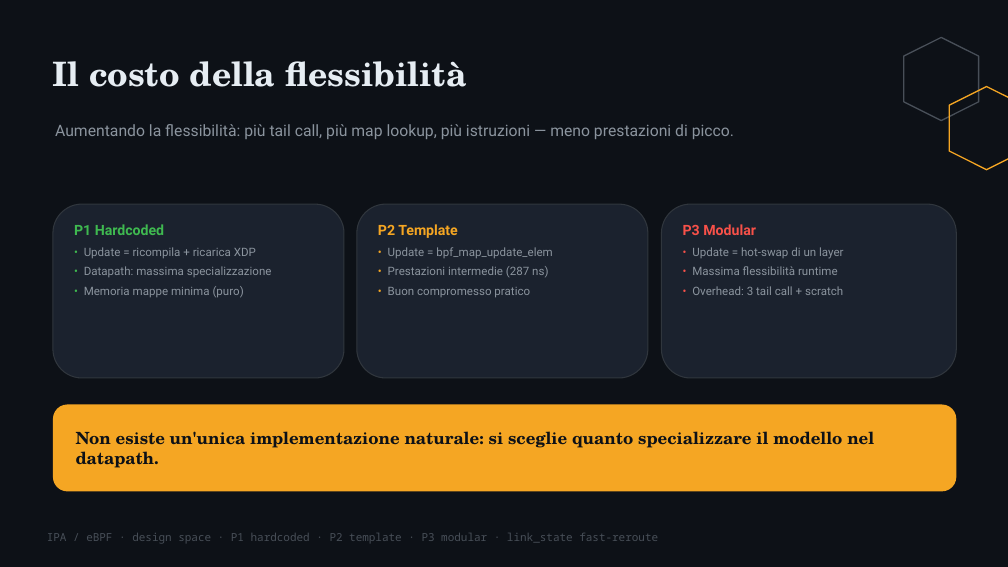
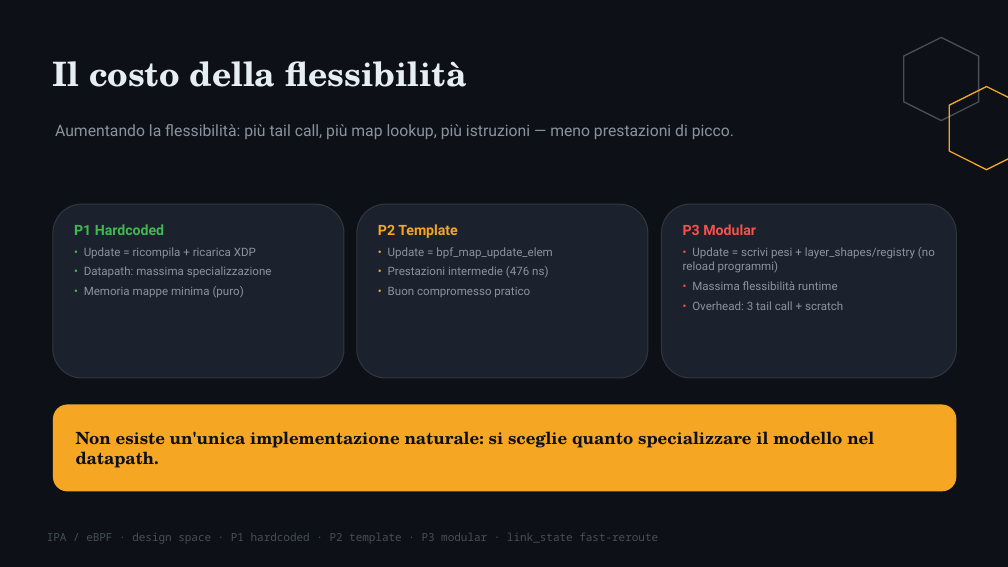
Before and after one commit to ettore-cantile/ipa_lab, a slide deck: slide 18 of docs/IPA_eBPF_pipelines.pptx. Drawn at 1008x567 pixels with LibreOffice and Linux fonts; fonts in the diff are those of the drawing. Boxes give left, top, right and bottom in pixels: in the first picture for what was removed or moved away, otherwise in the second. Text is boxed around its words. In the diff, an @@ line names an element or a change of style, - is before the commit and + after.

```diff
--- a/docs/IPA_eBPF_pipelines.pptx
+++ b/docs/IPA_eBPF_pipelines.pptx
@@ text at bbox=[388, 266, 548, 277]: text changed @@
-• Prestazioni intermedie (287 ns)
+• Prestazioni intermedie (476 ns)
@@ text at bbox=[683, 247, 935, 272]: text changed @@
-• Update = hot-swap di un layer
+• Update = scrivi pesi + layer_shapes/registry (no reload programmi)
```
Also in this commit, not shown: 7 other slides changed.
